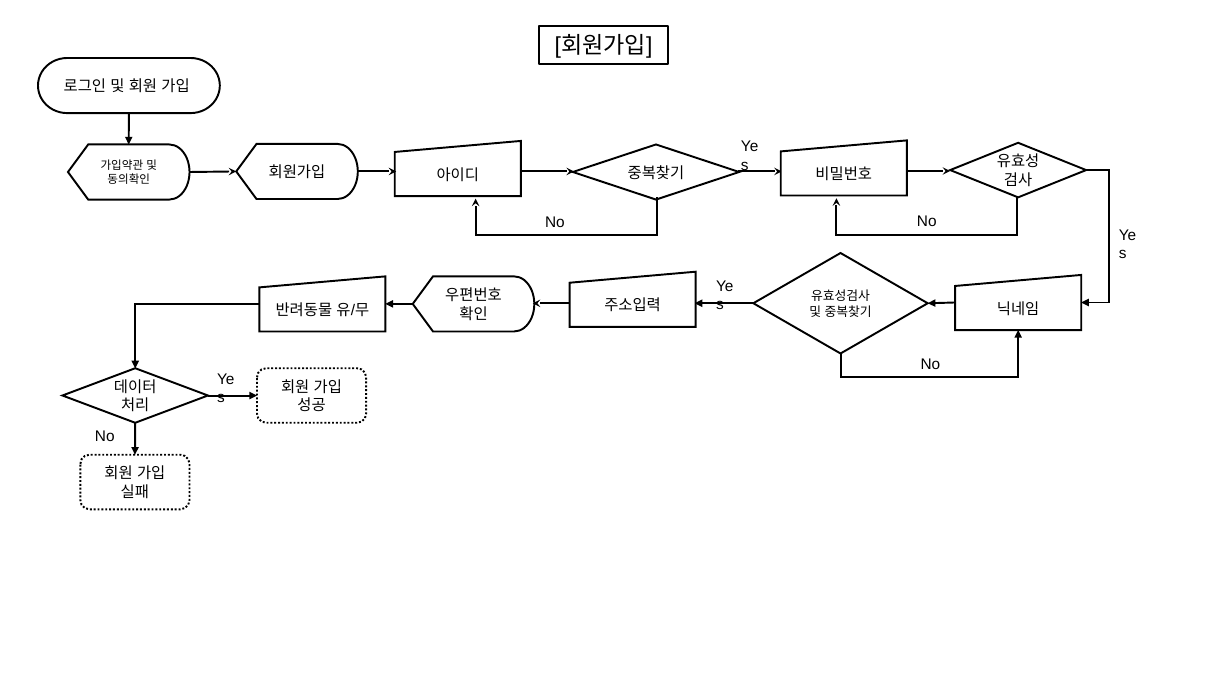
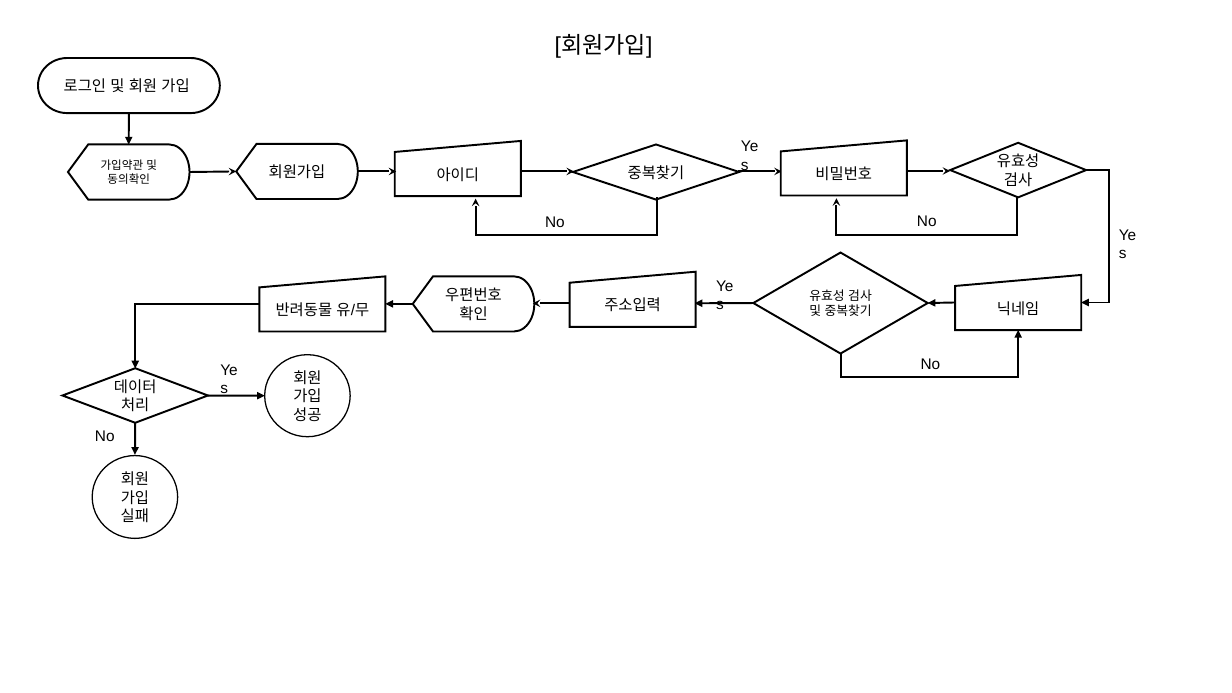
Before and after one commit to Kangchaeyun77/ecommerce7th, a slide deck: slide 4 of resource/30.analysis/310.request/312.Happy Steps]프로세스정의서.pptx. Drawn at 1232x693 pixels with LibreOffice and Linux fonts; fonts in the diff are those of the drawing. Boxes give left, top, right and bottom in pixels: in the first picture for what was removed or moved away, otherwise in the second. Text is boxed around its words. In the diff, an @@ line names an element or a change of style, - is before the commit and + after.

Commit message:
[chore] 312.Happy Steps 프로세스정의서.pptx 수정

```diff
--- a/resource/30.analysis/310.request/312.Happy Steps]프로세스정의서.pptx
+++ b/resource/30.analysis/310.request/312.Happy Steps]프로세스정의서.pptx
@@ text "[회원가입]": place and size @@
-text "[회원가입]" at <box>540,26,668,63</box>
+text "[회원가입]" at <box>555,35,653,58</box>
@@ text "[회원가입]" at <box>555,35,653,58</box>: outline #000000 1.5 pt to none @@
@@ text in diamond at <box>809,289,872,316</box>: spaces changed @@
-유효성검사 및 중복찾기
+유효성 검사 및 중복찾기
@@ text "Yes": place and size @@
-text "Yes" at <box>208,364,249,392</box>
+text "Yes" at <box>212,355,253,383</box>
@@ ellipse "회원 가입 성공": place and size @@
-ellipse "회원 가입 성공" at <box>257,369,366,423</box>
+ellipse "회원 가입 성공" at <box>265,355,351,437</box>
@@ ellipse "회원 가입 성공" at <box>265,355,351,437</box>: rounded rectangle to ellipse; outline #000000 1.5 pt dashed to #000000 1 pt @@
@@ arrow moved from (208, 396) - (257, 396) to (208, 396) - (265, 396) @@
@@ ellipse "회원 가입 실패" at <box>92,456,178,539</box>: rounded rectangle to ellipse; outline #000000 1.5 pt dashed to #000000 1 pt @@
@@ ellipse "회원 가입 실패": place and size @@
-ellipse "회원 가입 실패" at <box>80,455,189,509</box>
+ellipse "회원 가입 실패" at <box>92,456,178,539</box>
```
Also in this commit, not shown: 1 other file.
